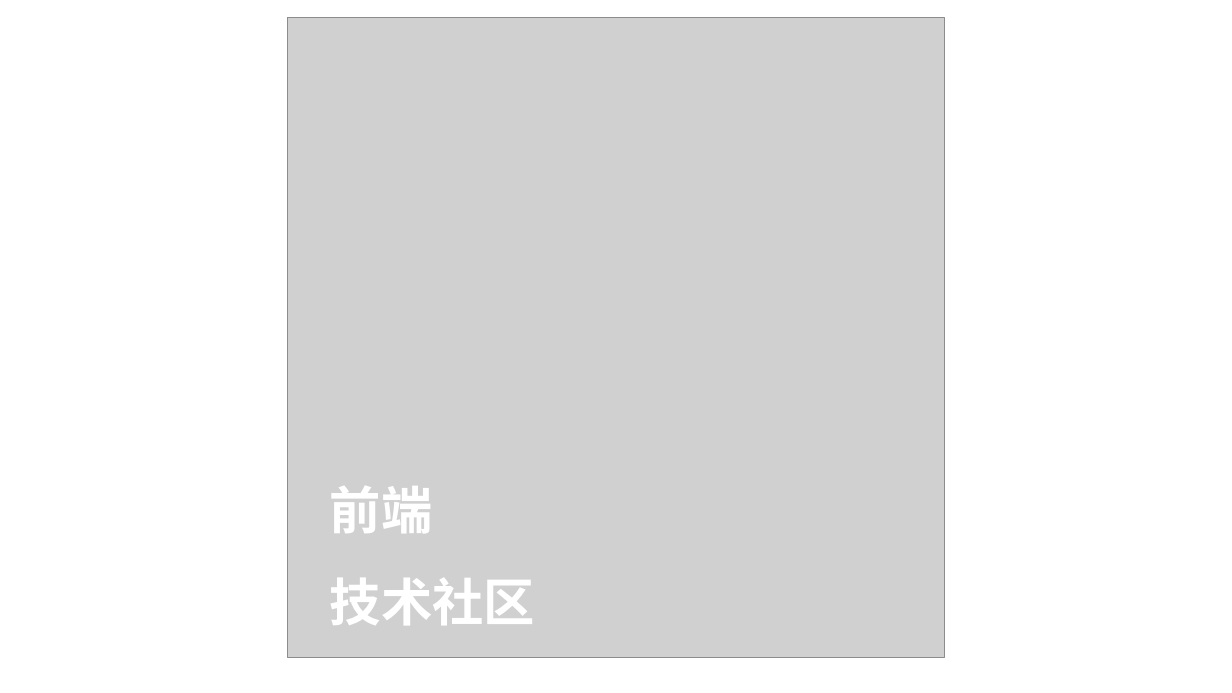
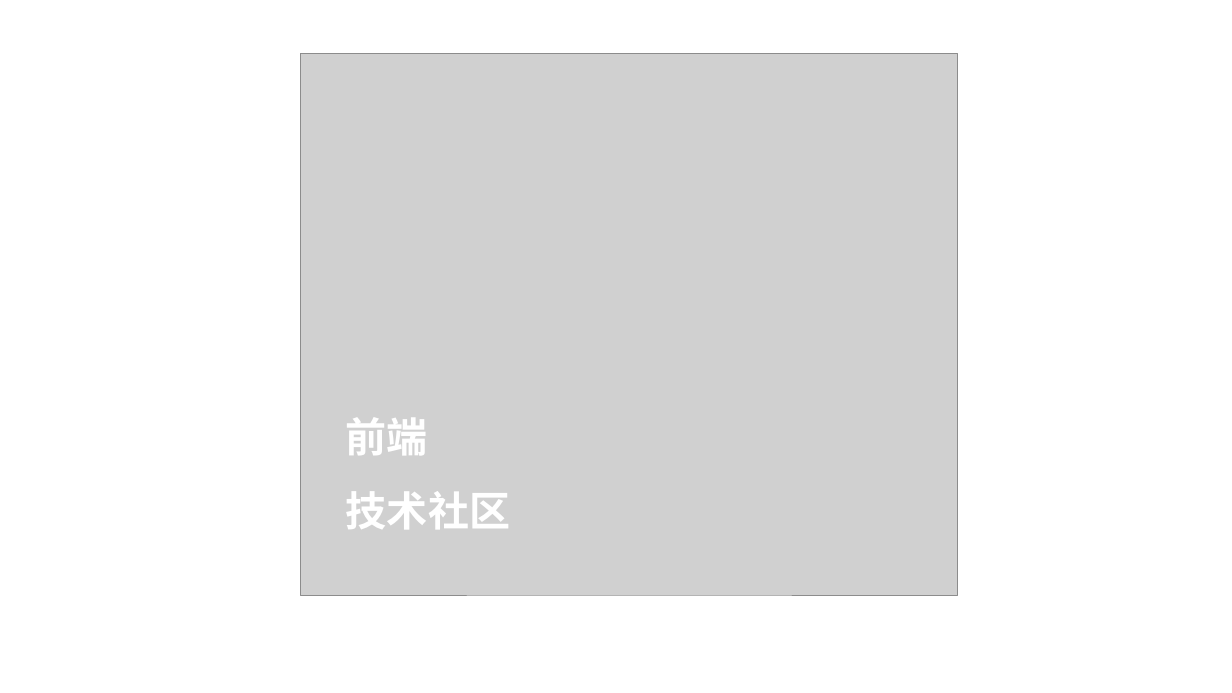
Before and after one commit to l-204/l-204.github.io, a slide deck: slide 13 of 封面设计.pptx. Drawn at 1232x693 pixels with LibreOffice and Linux fonts; fonts in the diff are those of the drawing; grey boxes stand for pictures. Boxes give left, top, right and bottom in pixels: in the first picture for what was removed or moved away, otherwise in the second. Text is boxed around its words. In the diff, an @@ line names an element or a change of style, - is before the commit and + after.

```diff
--- a/封面设计.pptx
+++ b/封面设计.pptx
@@ picture: place and size @@
-picture at bbox=[287, 18, 945, 657]
+picture at bbox=[301, 54, 958, 595]
@@ text "前端": place and size @@
-text "前端" at bbox=[330, 486, 535, 625]
+text "前端" at bbox=[346, 418, 510, 529]
@@ text "前端" at bbox=[346, 418, 510, 529]: size 40 to 32 pt @@
```
Also in this commit, not shown: 1 other slide changed, 52 other files.
